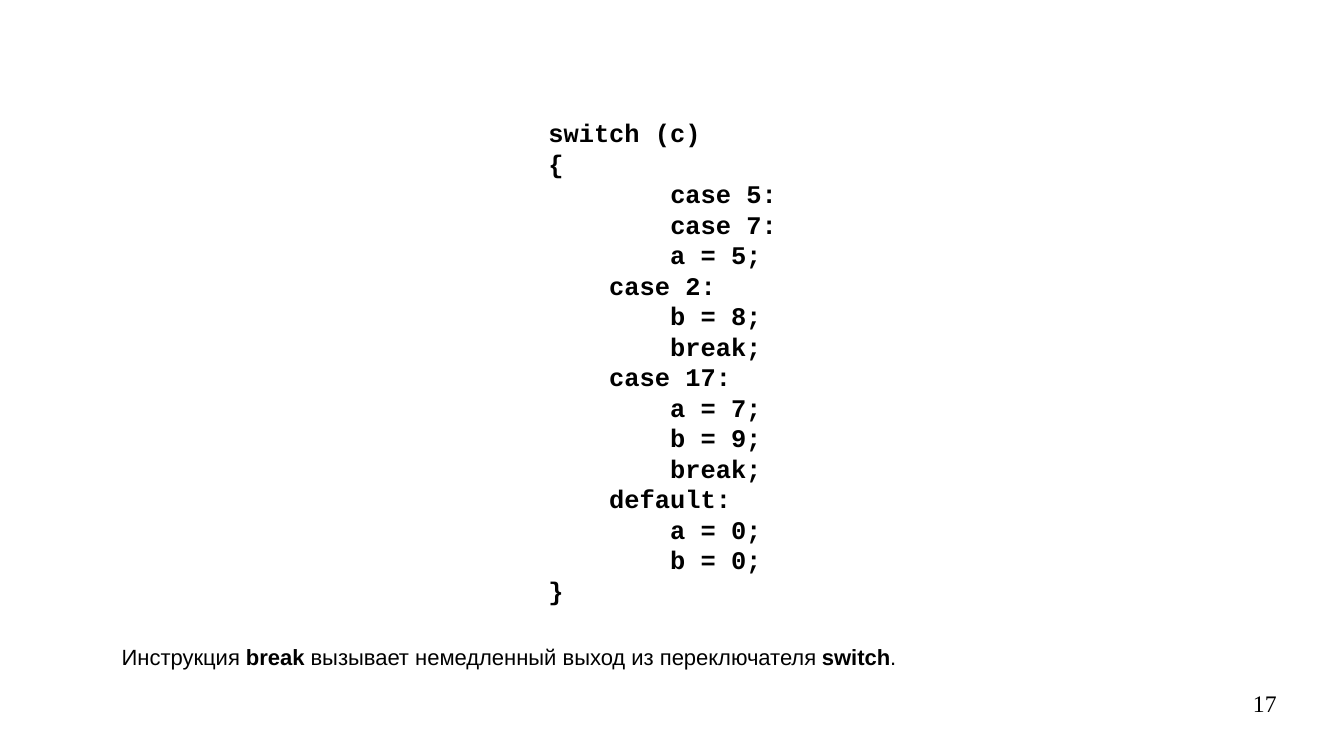
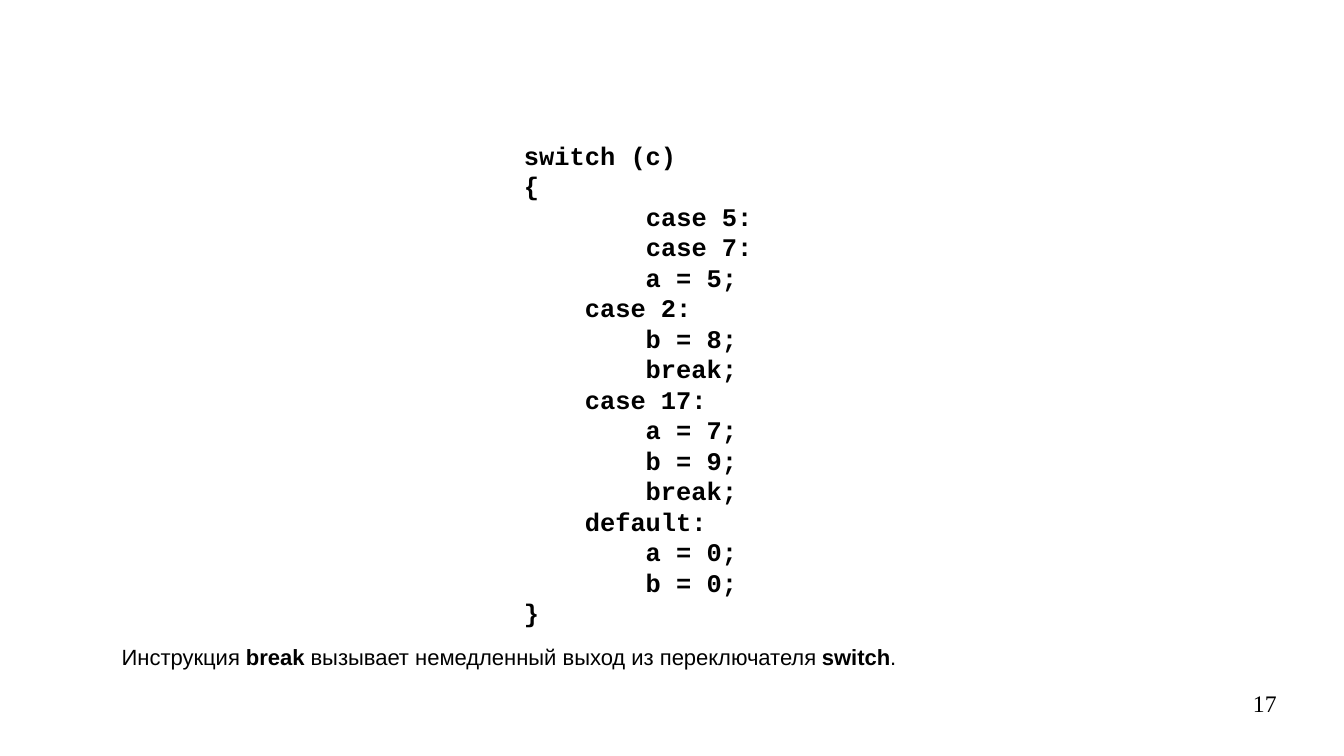
Before and after one commit to steelcraft/stud-lab, a slide deck: slide 17 of Лекции/CBCP01#L3.odp. Drawn at 1344x756 pixels with LibreOffice and Linux fonts; fonts in the diff are those of the drawing. Boxes give left, top, right and bottom in pixels: in the first picture for what was removed or moved away, otherwise in the second. Text is boxed around its words. In the diff, an @@ line names an element or a change of style, - is before the commit and + after.

```diff
--- a/Лекции/CBCP01#L3.odp
+++ b/Лекции/CBCP01#L3.odp
@@ text "switch (c)": place and size @@
-text "switch (c)" at (548,124,776,574)
+text "switch (c)" at (524,146,752,597)
```
Also in this commit, not shown: 1 other slide changed, 6 slides added, 1 slide removed.
